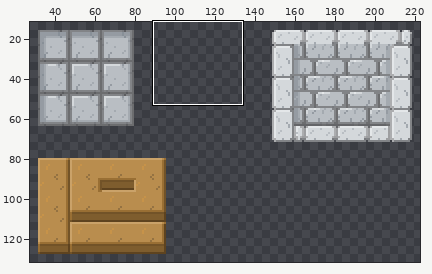
Sprite sheet: Assets/Overcooked/Art/TileSet/Tilemap.png. The picture above shows the old version from afar; the outline marks the close-up.
Close-up. Before the edit:
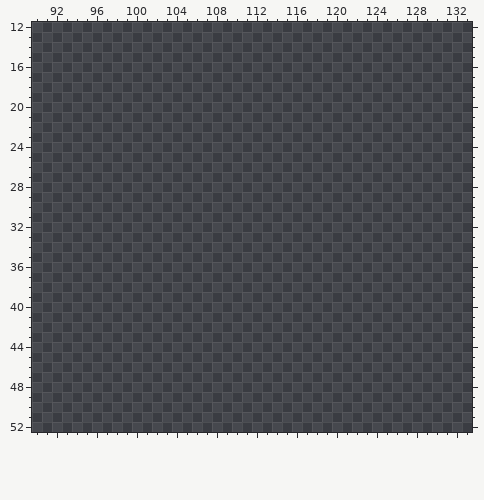
The file is 256x256 pixels. Colours within 5 levels of each other are drawn and written as one. Shown: x 90..133, y 12..52. The old version is drawn lined up with the new one. The wide view leaves out empty margins.
Palette (. is transparent): 
Once edited:
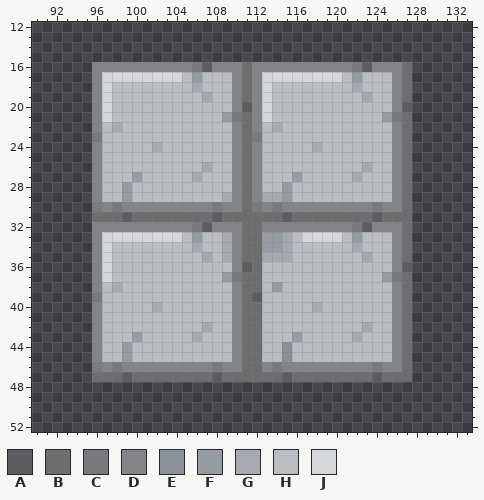
Colours new in this view: A #5c5d60  B #6c6d6f  C #787a7e  D #828487  E #889098  F #959ba2  G #a4aab0  H #b9bec3  J #d4d8db
The edit:
drawings rearranged on the sheet (the old picture shows each at its new place)
Changed rows in their new state; - is an unchanged pixel.
first column x 96:
16 DDDDDDDDDDCADDDBDDDDDDDDDDCADDDB
17 DJJJJJJJJHFHHHDBDJJJJJJJJHFHHHDB
18 DJHHHHHHHHGHHHDBDJHHHHHHHHGHHHDB
19 DJHHHHHHHHHGHHDBDJHHHHHHHHHGHHDB
20 DJHHHHHHHHHHHHDADJHHHHHHHHHHHHDA
21 DJHHHHHHHHHHHFCBDJHHHHHHHHHHHFCB
22 DHGHHHHHHHHHHHDBDHGHHHHHHHHHHHDB
23 CHHHHHHHHHHHHHDBCHHHHHHHHHHHHHDB
24 DHHHHHGHHHHHHHDBDHHHHHGHHHHHHHDB
25 DHHHHHHHHHHHHHDBDHHHHHHHHHHHHHDB
26 DHHHHHHHHHHGHHDBDHHHHHHHHHHGHHDB
27 DHHHFHHHHHGHHHDBDHHHFHHHHHGHHHDB
28 DHHFHHHHHHHHHHDBDHHFHHHHHHHHHHDB
29 DHHFHHHHHHHHHGDBDGGFHHHHHHHHHHDB
30 CDCDDDDDDDDDCDDBCDCDDDDDDDDDCDDB
31 BBBABBBBBBBBABBBBBBABBBBBBBBABBB
32 DDDDDDDDDDCADDDBBDDDDDDDDDCADDDB
33 DJJJJJJJJHFHHGDBBFFGHJJJJHFHHHDB
34 DJHHHHHHHHGHHGDBBFFGHHHHHHGHHHDB
35 DJHHHHHHHHHGHGDBBGGGHHHHHHHGHHDB
36 DJHHHHHHHHHHHHDABHHHHHHHHHHHHHDA
37 DJHHHHHHHHHHHFCBBHHHHHHHHHHHHFCB
38 DHGHHHHHHHHHHHDBBHFHHHHHHHHHHHDB
39 CHHHHHHHHHHHHHDBAHHHHHHHHHHHHHDB
40 DHHHHHGHHHHHHHDBBHHHHHGHHHHHHHDB
41 DHHHHHHHHHHHHHDBBHHHHHHHHHHHHHDB
42 DHHHHHHHHHHGHHDBBHHHHHHHHHHGHHDB
43 DHHHFHHHHHGHHHDBBHHHFHHHHHGHHHDB
44 DHHFHHHHHHHHHHDBBHHEHHHHHHHHHHDB
45 DHHFHHHHHHHHHHDBBHHEHHHHHHHHHHDB
46 CDCDDDDDDDDDCDDBBDCDDDDDDDDDCDDB
47 BBBABBBBBBBBABBBBBBABBBBBBBBABBB
Boxes around the changes in both close-ups, in picture pixels (x1, y1, x2, y2):
added: (92, 62, 412, 382)
